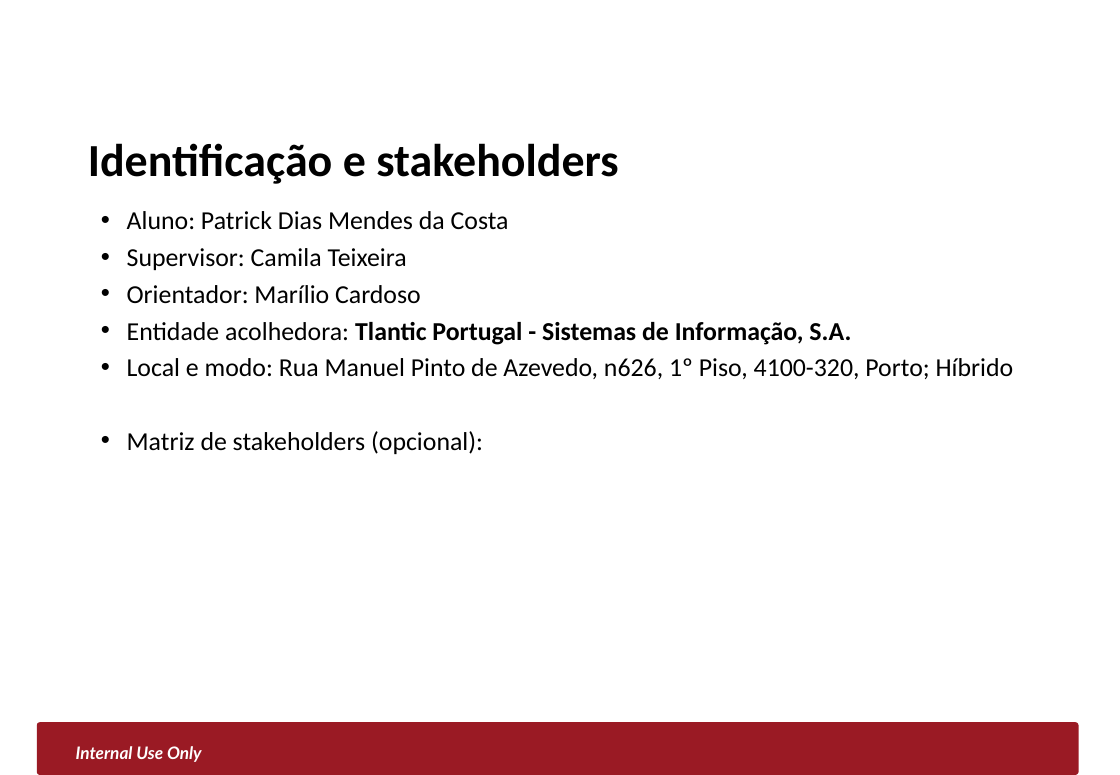
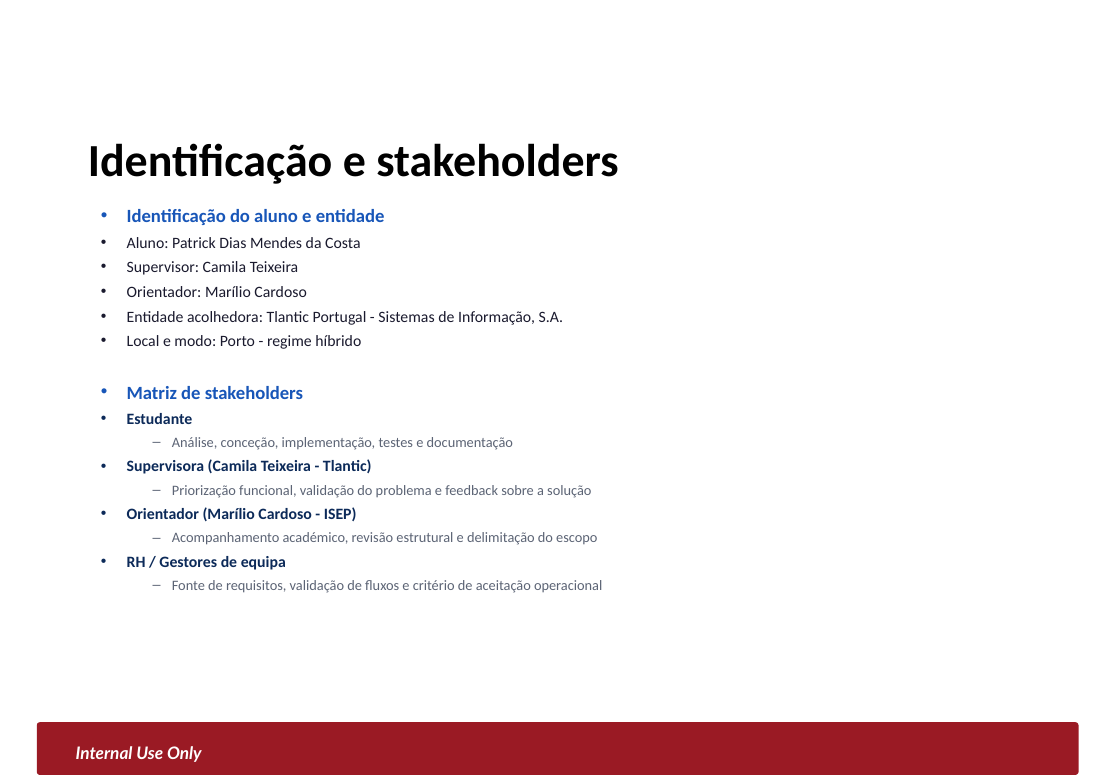
Before and after one commit to PatrickCosta1/Smarter_Hub, a slide deck: slide 2 of docs/PC2/PROES_PC2_2025_2026.pptx. Drawn at 1120x775 pixels with LibreOffice and Linux fonts; fonts in the diff are those of the drawing; background and template pictures are left out. Boxes give left, top, right and bottom in pixels: in the first picture for what was removed or moved away, otherwise in the second. Text is boxed around its words. In the diff, an @@ line names an element or a change of style, - is before the commit and + after.

Commit message:
equipas e formacoes

```diff
--- a/docs/PC2/PROES_PC2_2025_2026.pptx
+++ b/docs/PC2/PROES_PC2_2025_2026.pptx
@@ text at [127, 209, 385, 225]: paragraph added @@
+• Identificação do aluno e entidade
@@ text at [127, 237, 564, 325]: size 18 to 11 pt, text colour #000000 to #1A1A2E in "Aluno: Patrick Dias Mendes da Costa", "Supervisor: Camila Teixeira", "Orientador: Marílio Cardoso", "Entidade acolhedora: Tlantic Portugal - Sistemas de ..."; bold off in "Tlantic Portugal - Sistemas de Informação, S.A." @@
@@ text at [127, 335, 602, 593]: text changed; size 18 to 10 pt; text colour #000000 to #5C6475 @@
-• Local e modo: Rua Manuel Pinto de Azevedo, n626, 1º Piso, 4100-320, Porto; Híbrido
-• Matriz de stakeholders (opcional):
+• Local e modo: Porto - regime híbrido
+• Matriz de stakeholders
+• Estudante
+  – Análise, conceção, implementação, testes e documentação
+• Supervisora (Camila Teixeira - Tlantic)
+  – Priorização funcional, validação do problema e feedback sobre a solução
+• Orientador (Marílio Cardoso - ISEP)
+  – Acompanhamento académico, revisão estrutural e delimitação do escopo
+• RH / Gestores de equipa
+  – Fonte de requisitos, validação de fluxos e critério de aceitação operacional
```
Also in this commit, not shown: 7 other slides changed, 3 slides added, 32 other files.
